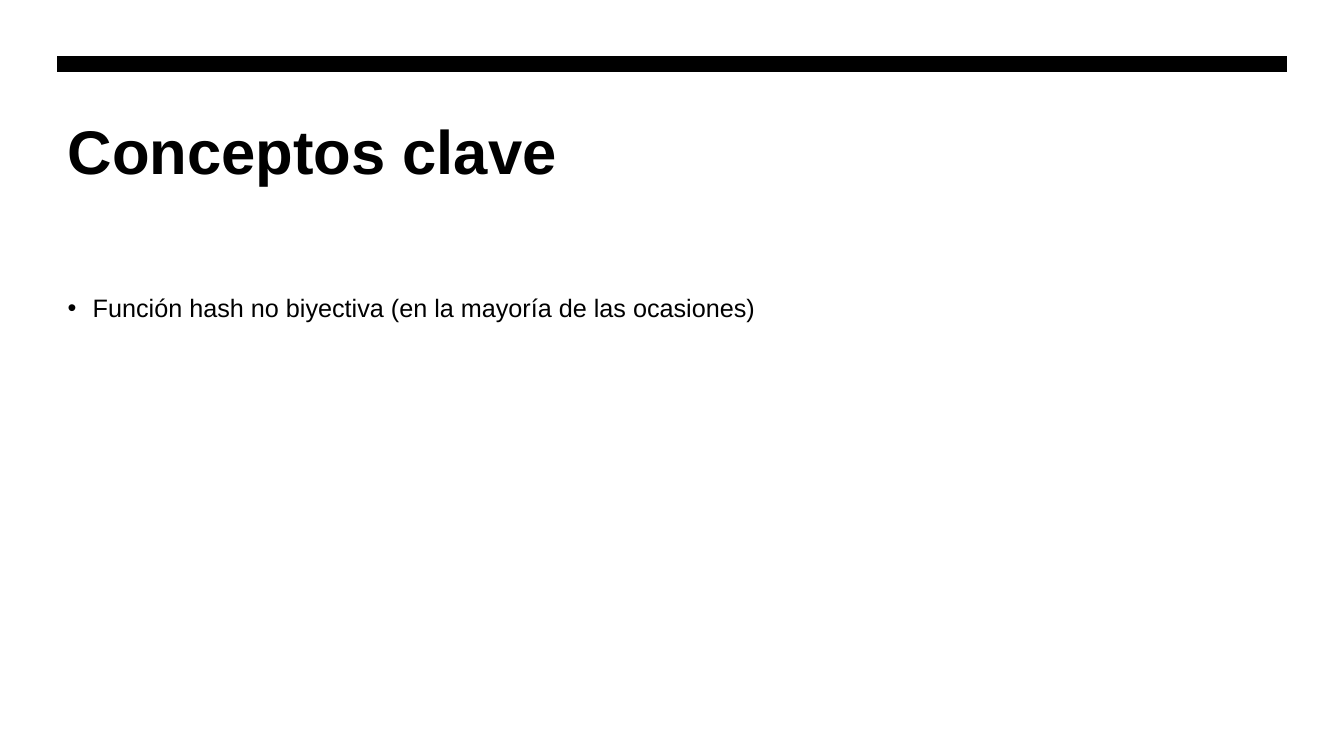
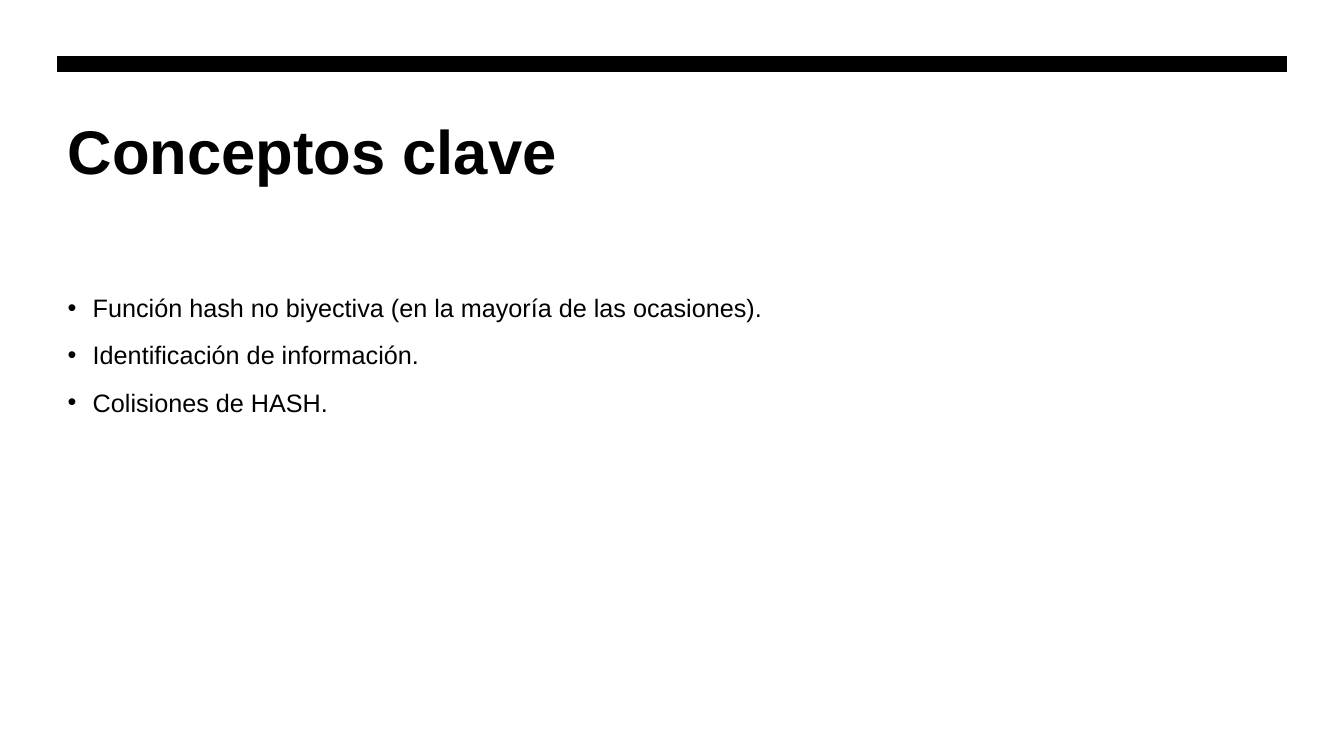
Before and after one commit to hombrefrustrado/criptografia-presentaci-n, a slide deck: slide 32 of criptografía teorica.pptx (slide 34 before the commit). Drawn at 1344x756 pixels with LibreOffice and Linux fonts; fonts in the diff are those of the drawing. Boxes give left, top, right and bottom in pixels: in the first picture for what was removed or moved away, otherwise in the second. Text is boxed around its words. In the diff, an @@ line names an element or a change of style, - is before the commit and + after.

```diff
--- a/criptografía teorica.pptx
+++ b/criptografía teorica.pptx
@@ text at box(93, 298, 762, 413): text changed @@
-• Función hash no biyectiva (en la mayoría de las ocasiones)
+• Función hash no biyectiva (en la mayoría de las ocasiones).
+• Identificación de información.
+• Colisiones de HASH.
```
Also in this commit, not shown: 3 other slides changed, 2 slides added, 1 slide removed, 1 other file.
